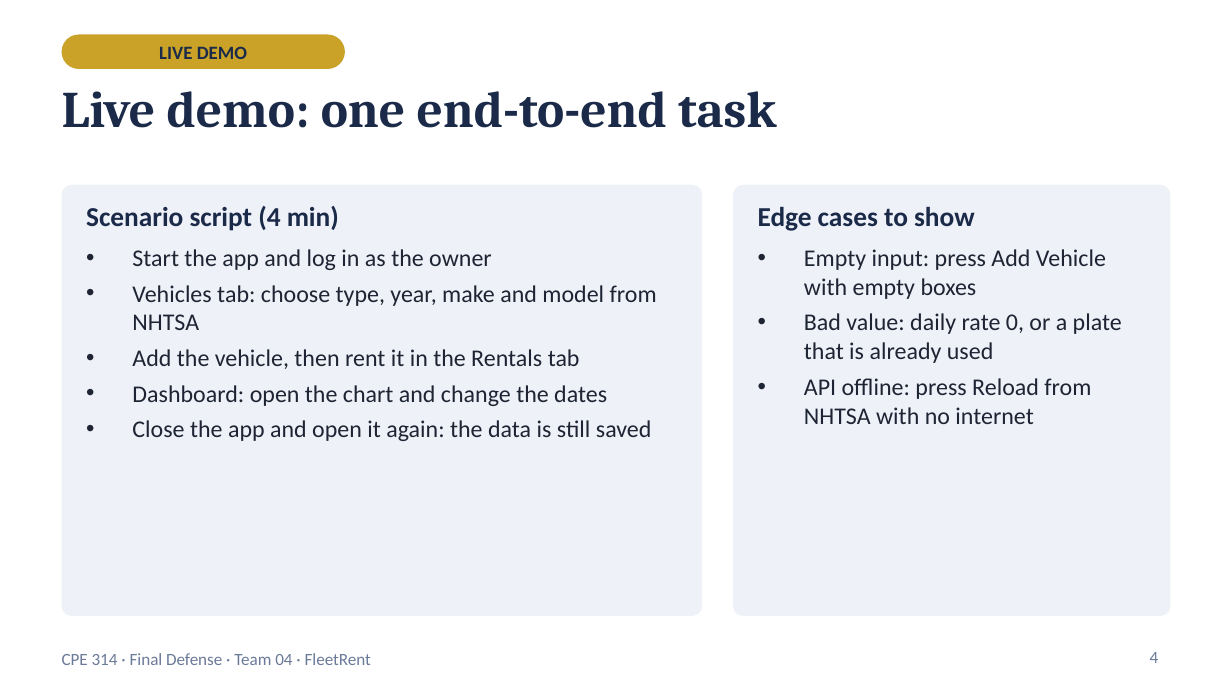
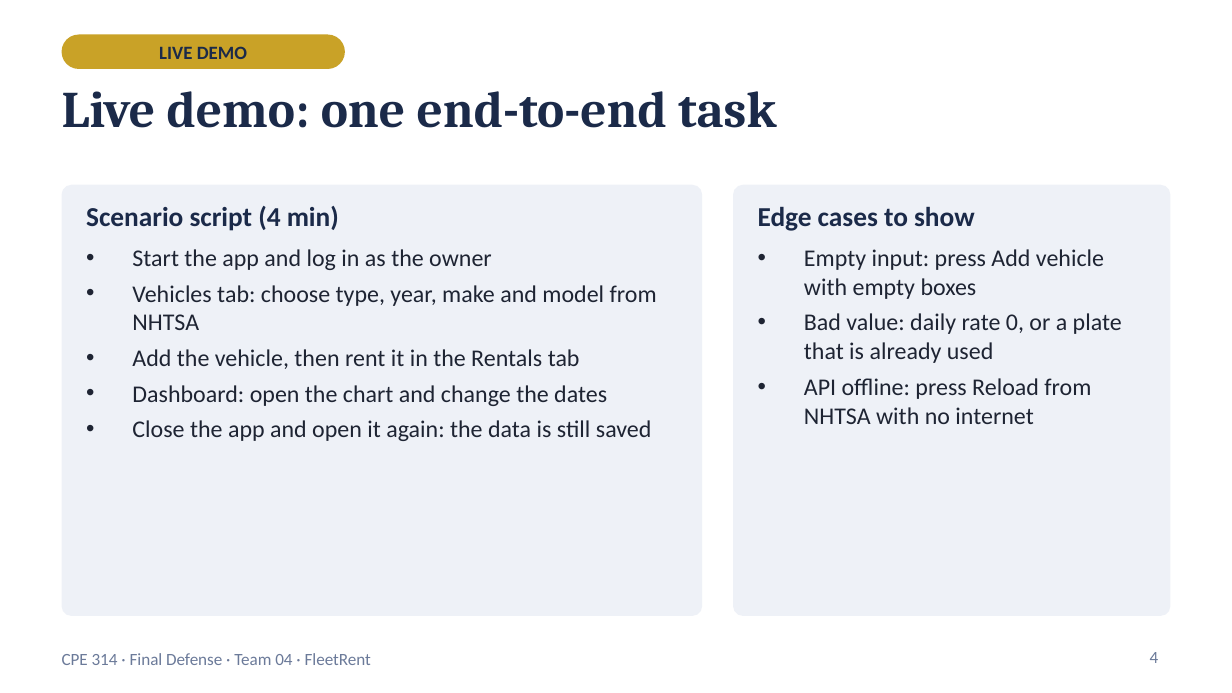
Before and after one commit to ColoscosBrent/cpe314-69323-capstone-team-04, a slide deck: slide 4 of docs/FleetRent_Final_Defense.pptx. Drawn at 1232x693 pixels with LibreOffice and Linux fonts; fonts in the diff are those of the drawing. Boxes give left, top, right and bottom in pixels: in the first picture for what was removed or moved away, otherwise in the second. Text is boxed around its words. In the diff, an @@ line names an element or a change of style, - is before the commit and + after.

```diff
--- a/docs/FleetRent_Final_Defense.pptx
+++ b/docs/FleetRent_Final_Defense.pptx
@@ text at [804, 249, 1104, 299]: text changed @@
-• Empty input: press Add Vehicle with empty boxes
+• Empty input: press Add vehicle with empty boxes
```
Also in this commit, not shown: 15 other slides changed, 1 slide added.
